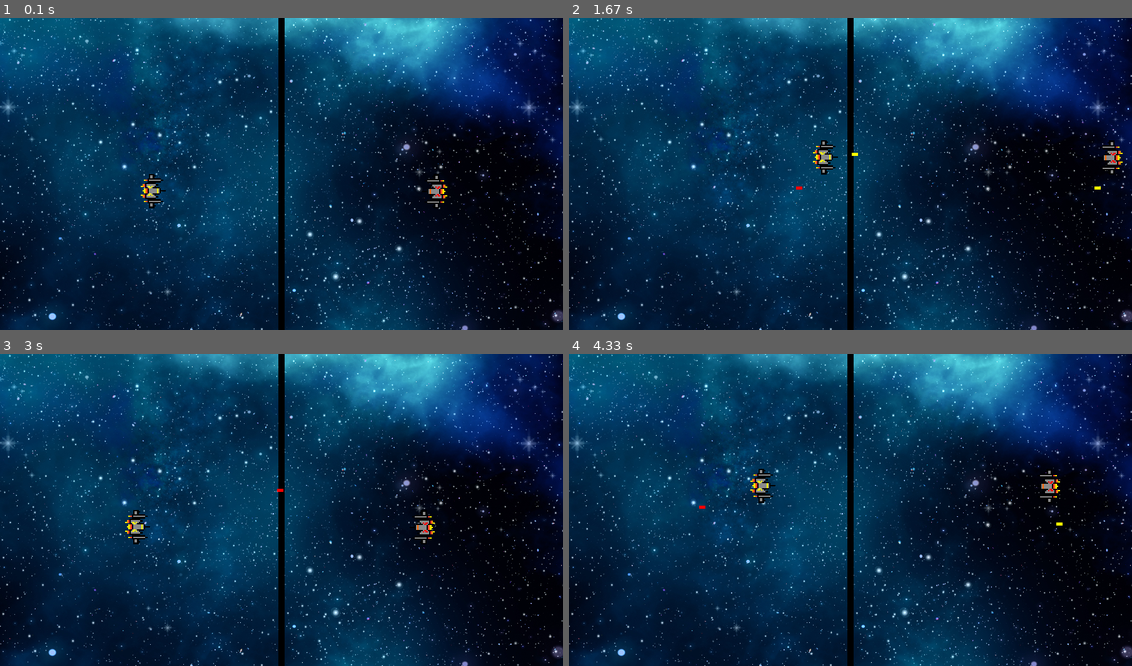
Above: before the commit, frames 1-4 (two rows, left to right).
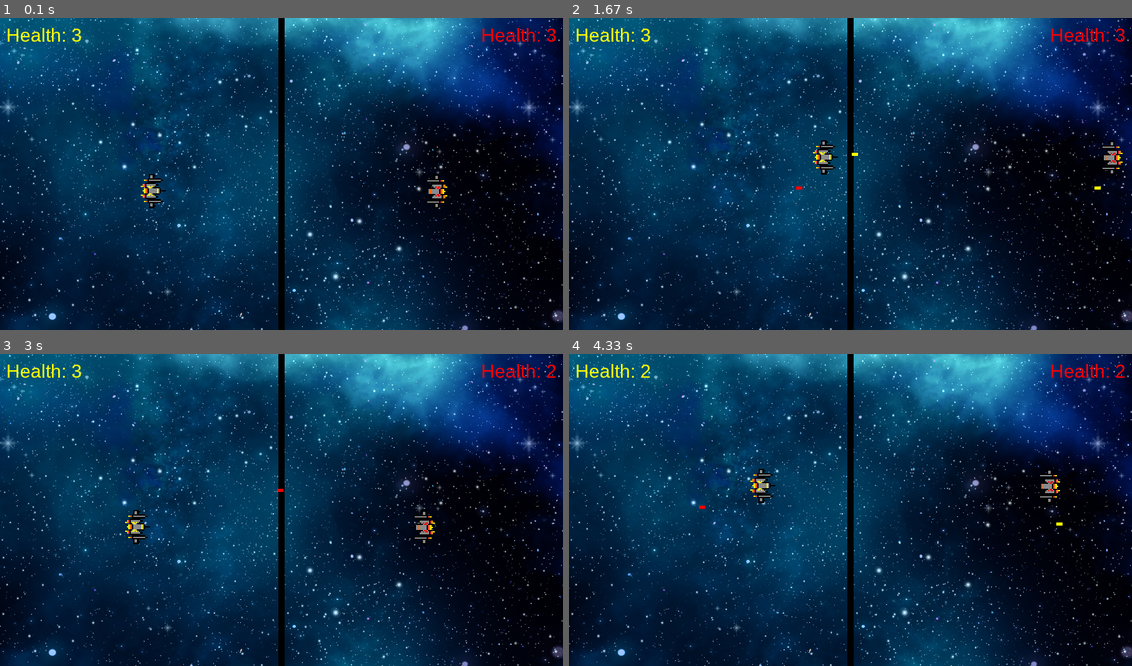
Above: after the commit, the same moments.

Repository: AmirmasoudCS/Pygame-Course
Game: pygame game, started from project_02/main.py
Two runs of this game, one before a commit and one after it. Both use one fixed random seed, a clock stepped at 60 frames per second and the inputs below.
Inputs:
- Up to frame 1 (0.1 s): no input
- Up to frame 2 (1.67 s): tap Alt at 0.33, 1.65 s; hold Right 0.67-1.13 s; hold D 0.67-1.13 s; tap Right Alt at 0.82 s; hold Up 1.17-1.47 s; hold W 1.17-1.47 s; hold Right from 1.5 s (still down); hold D from 1.5 s (still down)
- Up to frame 3 (3 s): release Right at 1.97 s; release D at 1.97 s; hold Left 2-2.53 s; hold A 2-2.53 s; tap Right Alt at 2.15 s; hold Down 2.57-2.87 s; hold S 2.57-2.87 s; hold Left from 2.9 s (still down); hold A from 2.9 s (still down)
- Up to frame 4 (4.33 s): tap Alt at 3.05 s; release Left at 3.3 s; release A at 3.3 s; hold Up 3.33-3.7 s; hold W 3.33-3.7 s; tap Right Alt at 3.48 s; hold Right from 3.73 s (still down); hold D from 3.73 s (still down)

The runs differ from the first frame. In frame 1, 0.4% of the frame differs, in the area x 1-99%, y 3-8%; in frame 2, 0.4%; in frame 3, 0.4%; in frame 4, 0.4%.

Commit message:
Adding healthbars to the spaceships

Diff:
--- a/project_02/main.py
+++ b/project_02/main.py
@@ -28,6 +28,12 @@
 SHIPS_X_VEL = 5
 SHIPS_Y_VEL = 3
 
+MAX_HEALTH = 3
+
+# Font
+HEALTH_FONT = pygame.font.SysFont("arial", 30)
+WINNER_FONT = pygame.font.SysFont("arial", 60)
+
 # Yellow spaceship
 YELLOW_SPACESHIP = pygame.image.load(
     "./project_02/assets/spaceship_yellow.png"
@@ -69,6 +75,7 @@
 
     # Yellow bullets
     for bullet in yellow_bullets[:]:
+
         bullet.x += BULLET_VEL
 
         if red.colliderect(bullet):
@@ -80,6 +87,7 @@
 
     # Red bullets
     for bullet in red_bullets[:]:
+
         bullet.x -= BULLET_VEL
 
         if yellow.colliderect(bullet):
@@ -90,33 +98,86 @@
             red_bullets.remove(bullet)
 
 
-def draw(yellow, red, yellow_bullets, red_bullets):
-
-    # Draw background
+def draw(
+    yellow,
+    red,
+    yellow_bullets,
+    red_bullets,
+    yellow_health,
+    red_health
+):
+
+    # Background
     WIN.blit(BG, (0, 0))
 
-    # Draw border
+    # Border
     pygame.draw.rect(WIN, BLACK, BORDER)
 
-    # Draw spaceships
+    # Spaceships
     WIN.blit(YELLOW_SPACESHIP, (yellow.x, yellow.y))
     WIN.blit(RED_SPACESHIP, (red.x, red.y))
 
-    # Draw yellow bullets
+    # Bullets
     for bullet in yellow_bullets:
         pygame.draw.rect(WIN, YELLOW, bullet)
 
-    # Draw red bullets
     for bullet in red_bullets:
         pygame.draw.rect(WIN, RED, bullet)
 
+    # Health
+    yellow_health_text = HEALTH_FONT.render(
+        f"Health: {yellow_health}",
+        True,
+        YELLOW
+    )
+
+    red_health_text = HEALTH_FONT.render(
+        f"Health: {red_health}",
+        True,
+        RED
+    )
+
+    WIN.blit(yellow_health_text, (10, 10))
+
+    WIN.blit(
+        red_health_text,
+        (
+            WIDTH - red_health_text.get_width() - 10,
+            10
+        )
+    )
+
     pygame.display.update()
+
+
+def draw_winner(text):
+
+    winner_text = WINNER_FONT.render(
+        text,
+        True,
+        WHITE
+    )
+
+    WIN.blit(
+        winner_text,
+        (
+            WIDTH // 2 - winner_text.get_width() // 2,
+            HEIGHT // 2 - winner_text.get_height() // 2
+        )
+    )
+
+    pygame.display.update()
+
+    pygame.time.delay(3000)
 
 
 def main():
 
     yellow_bullets = []
     red_bullets = []
+
+    yellow_health = MAX_HEALTH
+    red_health = MAX_HEALTH
 
     yellow = pygame.Rect(
         YELLOW_SPACESHIP_X,
@@ -140,18 +201,14 @@
 
         clock.tick(FPS)
 
-        # -------------------------
-        # Events
-        # -------------------------
-
         for event in pygame.event.get():
 
             if event.type == pygame.QUIT:
                 run = False
 
+            # Yellow shoots
             if event.type == pygame.KEYDOWN:
 
-                # Yellow shoots with Left Alt
                 if (
                     event.key == pygame.K_LALT
                     and len(yellow_bullets) < MAX_BULLETS
@@ -165,7 +222,7 @@
 
                     yellow_bullets.append(bullet)
 
-                # Red shoots with Right Alt
+                # Red shoots
                 if (
                     event.key == pygame.K_RALT
                     and len(red_bullets) < MAX_BULLETS
@@ -179,13 +236,41 @@
 
                     red_bullets.append(bullet)
 
-        # -------------------------
+            # Red got hit
+            if event.type == RED_HIT:
+
+                red_health -= 1
+
+                if red_health <= 0:
+
+                    winner_text = "YELLOW WINS! RED LOSES!"
+
+                    WIN.fill(BLACK)
+                    draw_winner(winner_text)
+
+                    run = False
+
+            # Yellow got hit
+            if event.type == YELLOW_HIT:
+
+                yellow_health -= 1
+
+                if yellow_health <= 0:
+
+                    winner_text = "RED WINS! YELLOW LOSES!"
+
+                    WIN.fill(BLACK)
+                    draw_winner(winner_text)
+
+                    run = False
+
+        # --------------------------------
         # Movement
-        # -------------------------
+        # --------------------------------
 
         keys_pressed = pygame.key.get_pressed()
 
-        # Yellow spaceship - WASD
+        # Yellow - WASD
 
         if keys_pressed[pygame.K_a] and yellow.x - SHIPS_X_VEL >= 0:
             yellow.x -= SHIPS_X_VEL
@@ -207,7 +292,7 @@
         ):
             yellow.y += SHIPS_Y_VEL
 
-        # Red spaceship - Arrow keys
+        # Red - Arrow keys
 
         if (
             keys_pressed[pygame.K_LEFT]
@@ -232,9 +317,9 @@
         ):
             red.y += SHIPS_Y_VEL
 
-        # -------------------------
+        # --------------------------------
         # Bullets
-        # -------------------------
+        # --------------------------------
 
         handle_bullets(
             yellow_bullets,
@@ -243,15 +328,17 @@
             red
         )
 
-        # -------------------------
+        # --------------------------------
         # Draw
-        # -------------------------
+        # --------------------------------
 
         draw(
             yellow,
             red,
             yellow_bullets,
-            red_bullets
+            red_bullets,
+            yellow_health,
+            red_health
         )
 
     pygame.quit()
